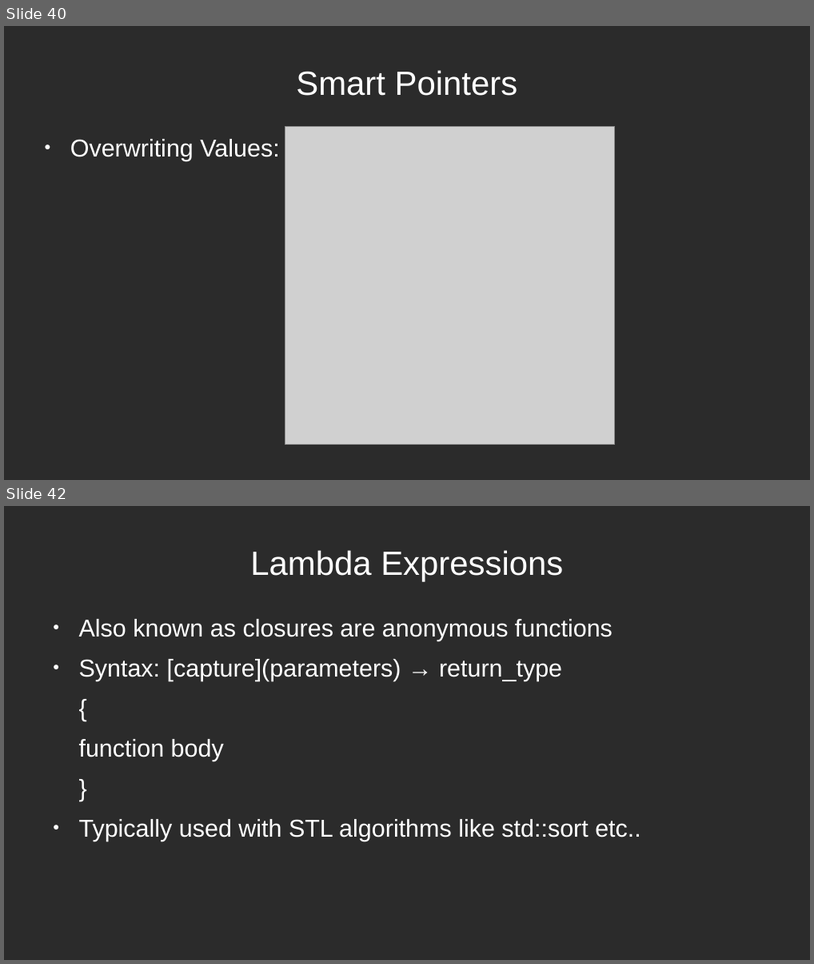
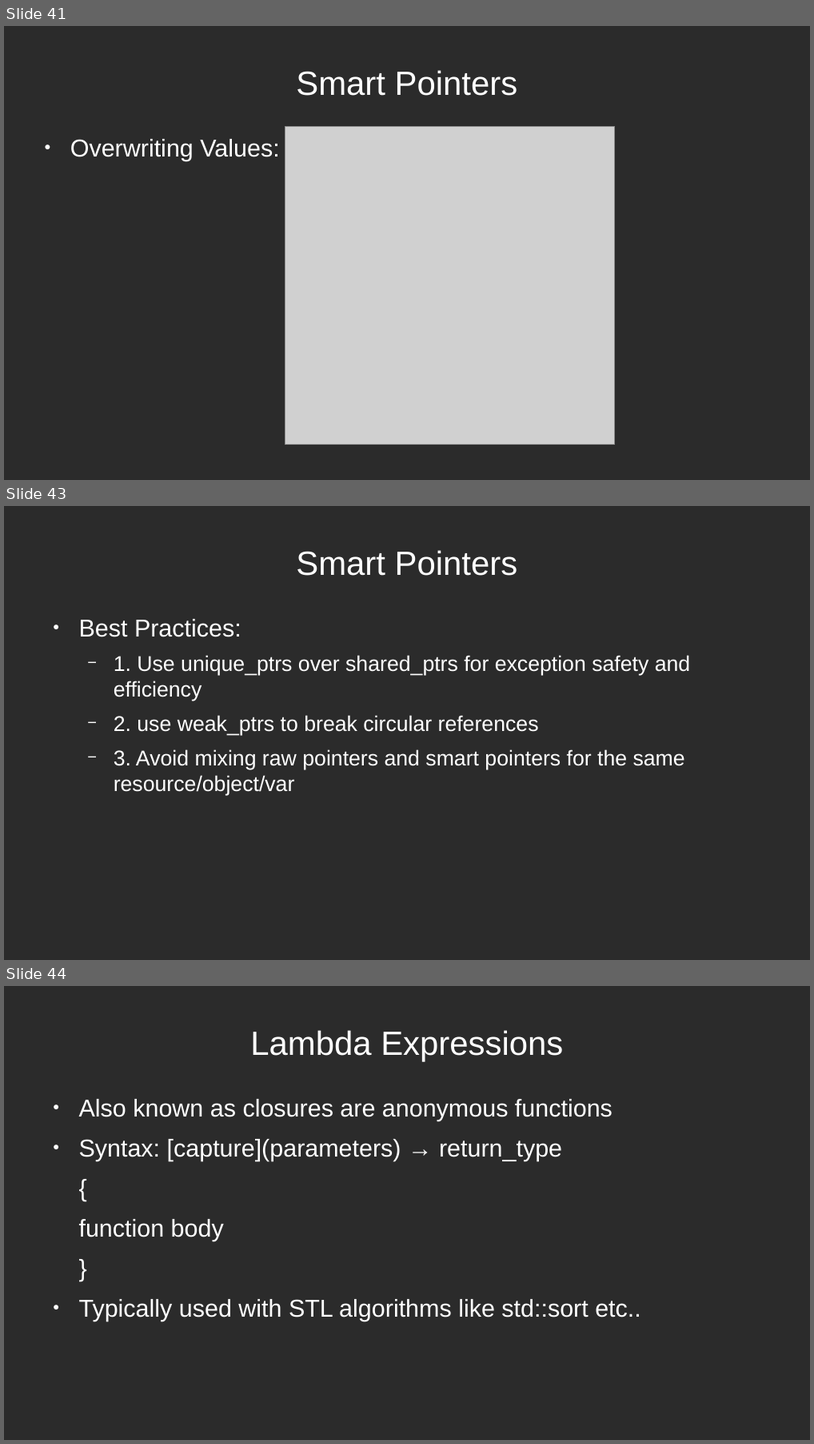
Before and after one commit to mleibeng/Crash-Course-CPP-11-17, a slide deck: Presentation/Crash Course.odp. Shown one above the other, each under a label of ours: slides 40 and 42 before the commit, slides 41, 43 and 44 after it; the slides between them are not shown. The pictures are 814x964 and 814x1444 pixels, drawn with LibreOffice and Linux fonts; fonts in the diff are those of the drawing; grey boxes stand for pictures; background and template pictures are left out; a plain dark background stands for a picture behind light text. Boxes give left, top, right and bottom in pixels: in the first picture for what was removed or moved away, otherwise in the second. Text is boxed around its words. In the diff, an @@ line names an element or a change of style, - is before the commit and + after.

```diff
--- a/Presentation/Crash Course.odp
+++ b/Presentation/Crash Course.odp
@@ slide 43 added at box(4, 506, 810, 960), background picture (left out) @@
@@ title added at box(296, 550, 518, 576), 33 pt, text #FFFFFF @@
+Smart Pointers
@@ text added at box(79, 619, 690, 795), 21 pt, text #FFFFFF @@
+● Best Practices:
+  − 1. Use unique_ptrs over shared_ptrs for exception safety and efficiency
+  − 2. use weak_ptrs to break circular references
+  − 3. Avoid mixing raw pointers and smart pointers for the same resource/object/var
@@ what was slide 40 is now slide 41 @@
@@ what was slide 42 is now slide 44 @@
```
Also in this commit, not shown: 2 slides changed, 36 other slides added, 5 slides removed, 2 other files.
